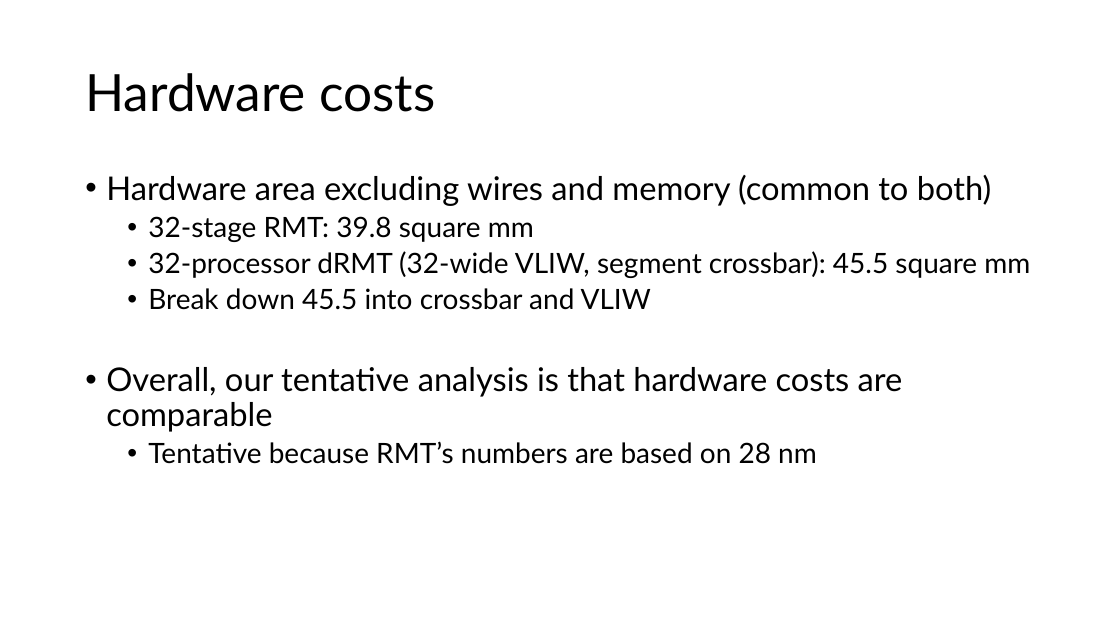
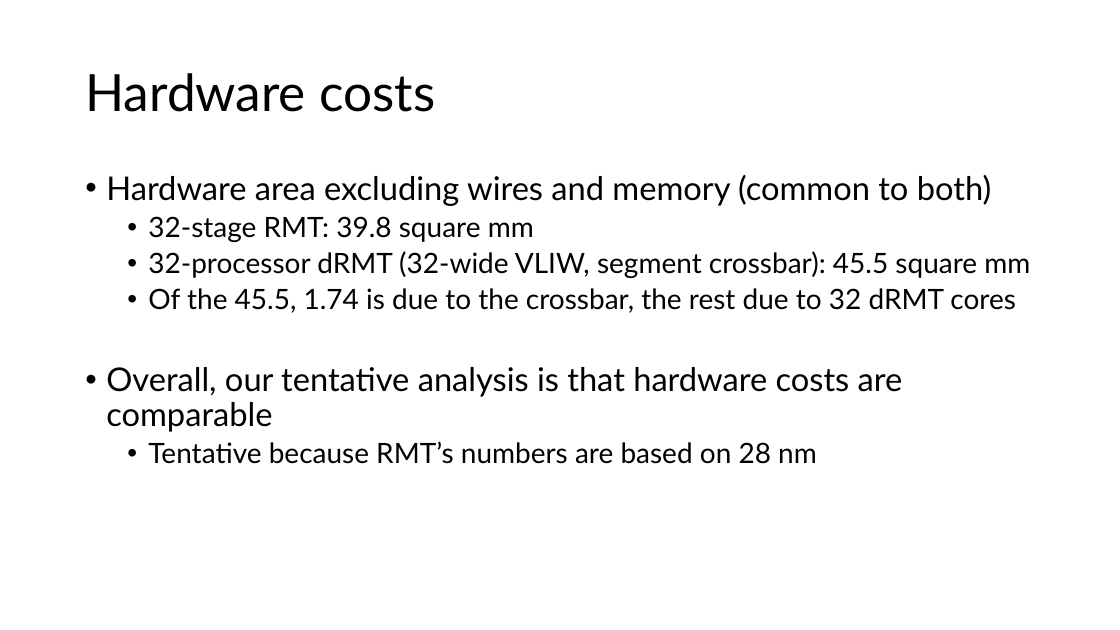
Before and after one commit to anirudhSK/drmt_talk, a slide deck: slide 33 of drmt.pptx (slide 31 before the commit). Drawn at 1120x630 pixels with LibreOffice and Linux fonts; fonts in the diff are those of the drawing. Boxes give left, top, right and bottom in pixels: in the first picture for what was removed or moved away, otherwise in the second. Text is boxed around its words. In the diff, an @@ line names an element or a change of style, - is before the commit and + after.

```diff
--- a/drmt.pptx
+++ b/drmt.pptx
@@ text at box(148, 288, 1016, 313): text changed @@
-  • Break down 45.5 into crossbar and VLIW
+  • Of the 45.5, 1.74 is due to the crossbar, the rest due to 32 dRMT cores
```
Also in this commit, not shown: 8 other slides changed, 2 slides added.
